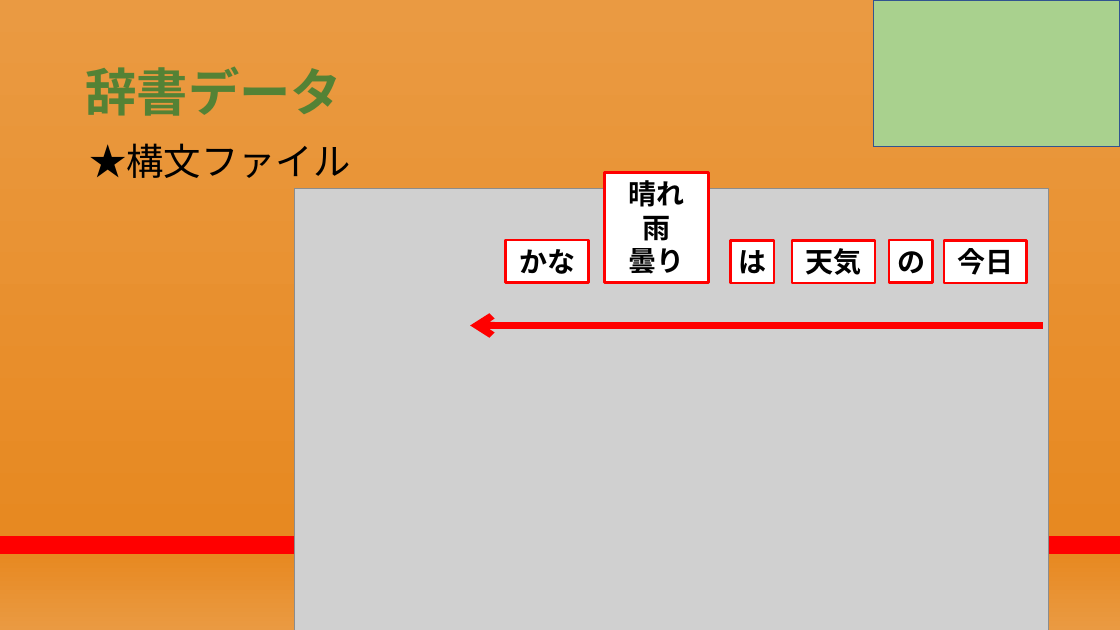
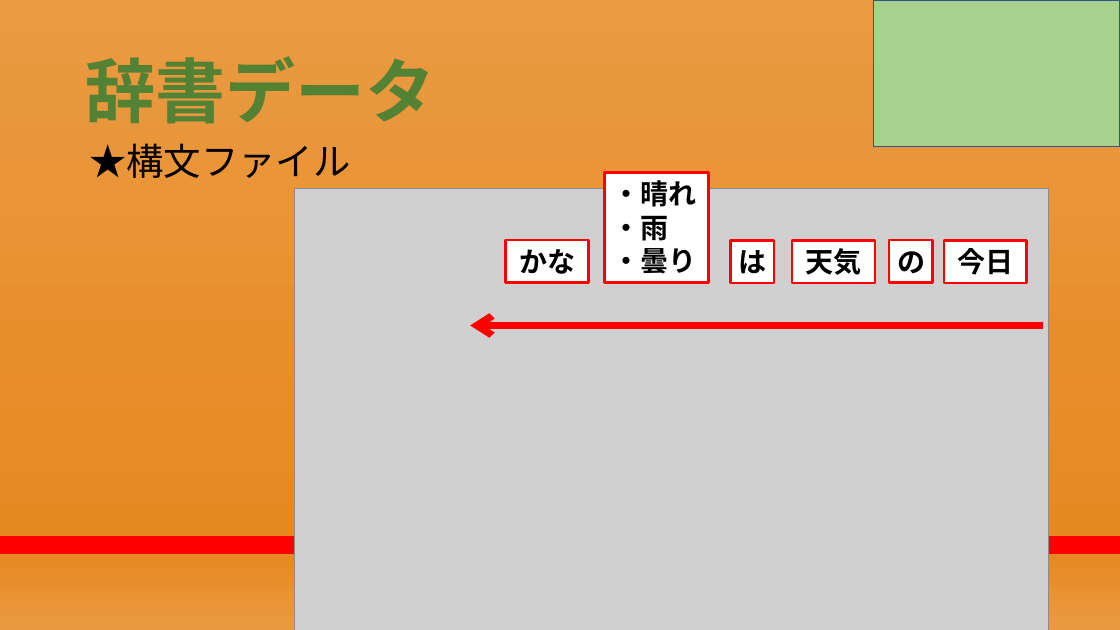
Before and after one commit to RikiishiSuzunosuke/AIspeaker_yosie, a slide deck: slide 11 of presentation/AIスピーカー開発_2.pptx. Drawn at 1120x630 pixels with LibreOffice and Linux fonts; fonts in the diff are those of the drawing; grey boxes stand for pictures. Boxes give left, top, right and bottom in pixels: in the first picture for what was removed or moved away, otherwise in the second. Text is boxed around its words. In the diff, an @@ line names an element or a change of style, - is before the commit and + after.

```diff
--- a/presentation/AIスピーカー開発_2.pptx
+++ b/presentation/AIスピーカー開発_2.pptx
@@ title "辞書データ" at (85,56,435,124): size 44 to 60 pt @@
@@ text in rectangle at (613,180,697,274): text changed @@
-晴れ
-雨
-曇り
+・晴れ
+・雨
+・曇り
```
Also in this commit, not shown: 22 other slides changed, 1 slide added, 1 other file.
